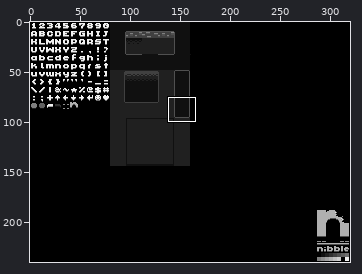
Pixel-art file, stored at nibble/apps/user/procjam.nib/assets/sheet.ase. Above: a wide view before the commit, with the close-up outlined.
Close-up. Before the commit:
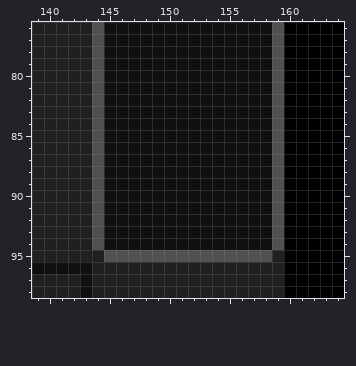
320x240 pixels, 1 frame. Shown: x 139..164, y 76..98. The commit also changed other parts of the picture, which this record leaves out.
And afterwards:
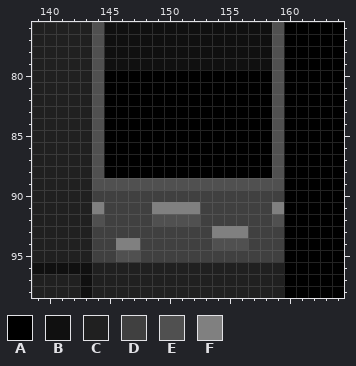
Palette (. is transparent): A #000000  B #101010  C #202020  D #404040  E #505050  F #808080
Edits made:
Changed rows in their new state; - is an unchanged pixel.
Layer "Background":
first column x 144:
80 -AAAAAAAAAAAAAA-
81 -AAAAAAAAAAAAAA-
82 -AAAAAAAAAAAAAA-
83 -AAAAAAAAAAAAAA-
84 -AAAAAAAAAAAAAA-
85 -AAAAAAAAAAAAAA-
86 -AAAAAAAAAAAAAA-
87 -AAAAAAAAAAAAAA-
88 -AAAAAAAAAAAAAA-
89 -EEEEEEEEEEEEEE-
90 DDDDDDDDDDDDDDDD
91 FDDDDFFFFDDDDDDF
92 -DDDDEEEEDDDDDD-
93 DDDDDDDDDDFFFDDD
94 DDFFDDDDDDEEEDDD
95 DD--DDDDDDDDDDDD
Boxes around the changes in both close-ups, in picture pixels (x1, y1, x2, y2):
changed: (92, 70, 284, 262)
